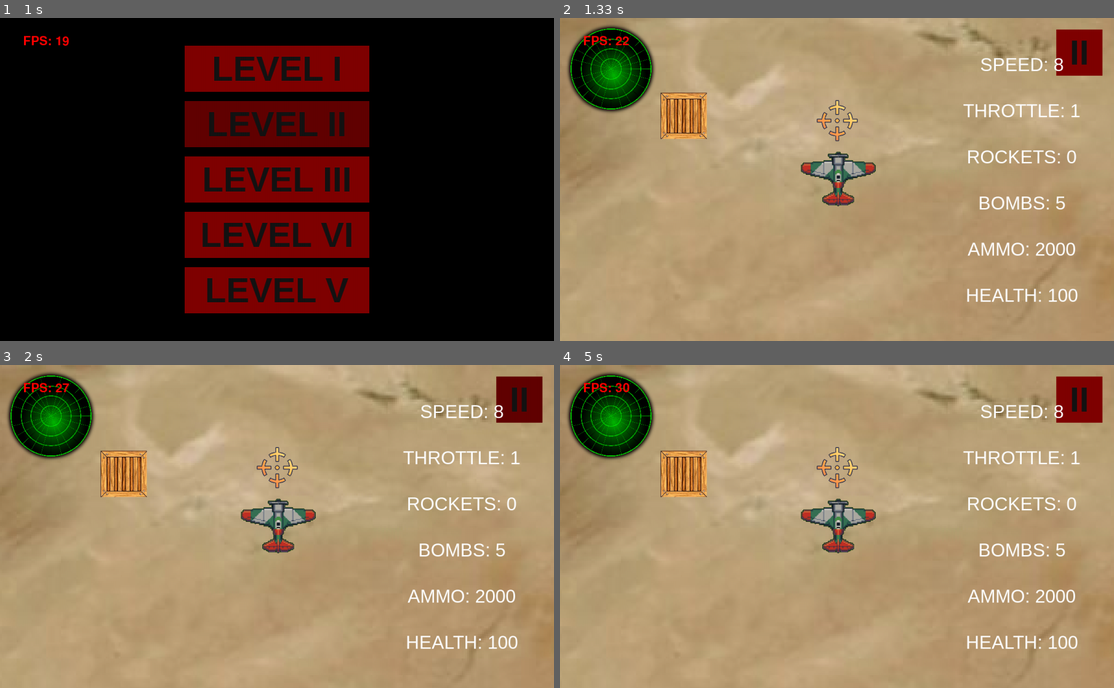
Above: before the commit, frames 1-4 (two rows, left to right).
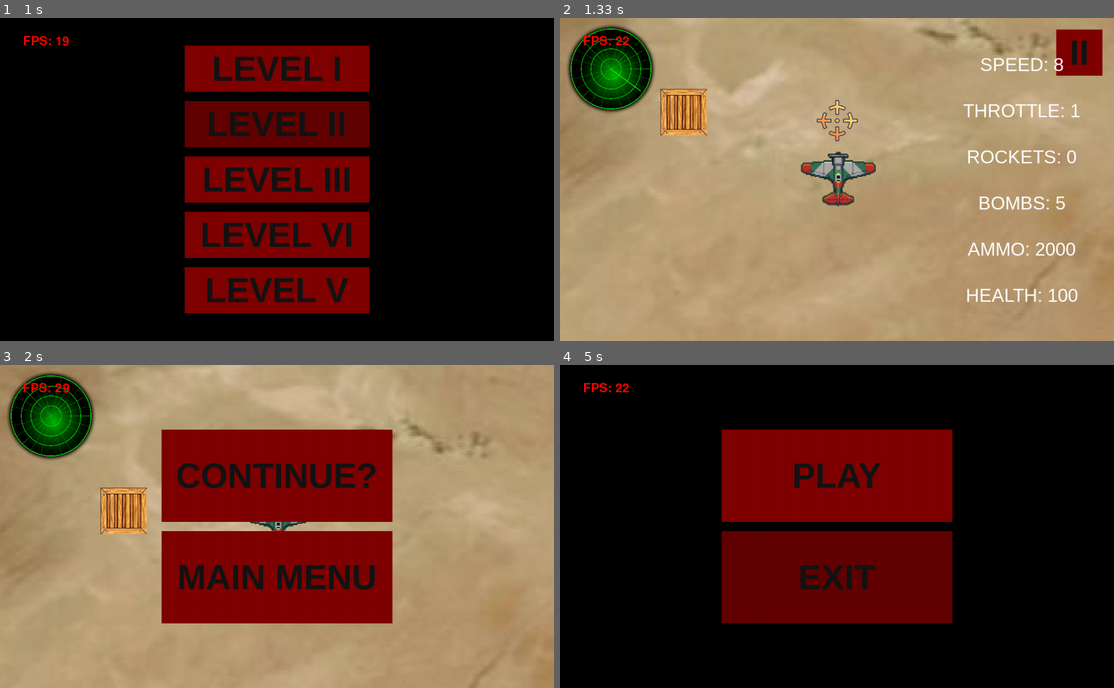
Above: after the commit, the same moments.

Repository: AndyCreator8/pygame_project_1
Game: pygame game, started from another_main.py
Two runs of this game, one before a commit and one after it. Both use one fixed random seed, a clock stepped at 60 frames per second and the inputs below.
Inputs (mouse positions are in pixels of both pictures, inside the frame that each line leads up to):
- Up to frame 1 (1 s): click (349, 92) at 0.38 s; click (277, 124) at 0.73 s
- Up to frame 2 (1.33 s): click (859, 218) at 1.07 s
- Up to frame 3 (2 s): tap Esc at 1.33 s; click (520, 400) at 1.72 s
- Up to frame 4 (5 s): click (770, 503) at 2.05 s; click (1080, 400) at 3.28 s; click (787, 410) at 3.62 s; click (1080, 400) at 4.38 s; click (809, 529) at 4.72 s

Frame 1 is identical in both runs. In frame 2, 0.9% of the frame differs, in the area x 9-88%, y 1-39%; in frame 3, 32%; in frame 4, 99%, in the area x 0-100%, y 0-100%.

Commit message:
Update another_main.py

Diff:
--- a/another_main.py
+++ b/another_main.py
@@ -86,7 +86,7 @@
 
     era2color, era2size, era2pos, era2text = (128, 0, 0), (400, 100), (width // 2, height // 2), "ERA II"
     era2 = Button(*posf(era2pos, era2size), *era2size, color=era2color, buttonText=era2text,
-                  onclickFunction=load_era1lvls, onePress=True, fontsize=75, bold=True)
+                  onclickFunction=load_era2lvls, onePress=True, fontsize=75, bold=True)
 
     era3color, era3size, era3pos, era3text = (128, 0, 0), (400, 100), (width // 2, height // 2 + 120), "ERA III"
     era3 = Button(*posf(era3pos, era3size), *era3size, color=era3color, buttonText=era3text,
@@ -118,13 +118,48 @@
                   onclickFunction=load_game, onclickParams={"era":1, "level":5}, onePress=True, fontsize=75, bold=True)
 
 
+def load_era2lvls():
+    wait(0.125)
+    global menu
+    menu = []
+    lvl1color, lvl1size, lvl1pos, lvl1text = (128, 0, 0), (400, 100), (width // 2, height // 2 - 240), "LEVEL I"
+    lvl1 = Button(*posf(lvl1pos, lvl1size), *lvl1size, color=lvl1color, buttonText=lvl1text,
+                  onclickFunction=load_game, onclickParams={"era":2, "level":1}, onePress=True, fontsize=75, bold=True)
+
+    lvl2color, lvl2size, lvl2pos, lvl2text = (128, 0, 0), (400, 100), (width // 2, height // 2 - 120), "LEVEL II"
+    lvl2 = Button(*posf(lvl2pos, lvl2size), *lvl2size, color=lvl2color, buttonText=lvl2text,
+                  onclickFunction=load_game, onclickParams={"era":2, "level":2}, onePress=True, fontsize=75, bold=True)
+
+    lvl3color, lvl3size, lvl3pos, lvl3text = (128, 0, 0), (400, 100), (width // 2, height // 2), "LEVEL III"
+    lvl3 = Button(*posf(lvl3pos, lvl3size), *lvl3size, color=lvl3color, buttonText=lvl3text,
+                  onclickFunction=load_game, onclickParams={"era":2, "level":3}, onePress=True, fontsize=75, bold=True)
+
+    lvl4color, lvl4size, lvl4pos, lvl4text = (128, 0, 0), (400, 100), (width // 2, height // 2 + 120), "LEVEL VI"
+    lvl4 = Button(*posf(lvl4pos, lvl4size), *lvl4size, color=lvl4color, buttonText=lvl4text,
+                  onclickFunction=load_game, onclickParams={"era":2, "level":4}, onePress=True, fontsize=75, bold=True)
+
+    lvl5color, lvl5size, lvl5pos, lvl5text = (128, 0, 0), (400, 100), (width // 2, height // 2 + 240), "LEVEL V"
+    lvl5 = Button(*posf(lvl5pos, lvl5size), *lvl5size, color=lvl5color, buttonText=lvl5text,
+                  onclickFunction=load_game, onclickParams={"era":2, "level":5}, onePress=True, fontsize=75, bold=True)
+
+
 def posf(targetpos, size):
     return (targetpos[0] - size[0] // 2, targetpos[1] - size[1] // 2)
 
 
 def load_menu():
     wait(0.125)
-    global menu, in_game
+    global menu, in_game, all_sprites, horizontal_borders, vertical_borders, player, targets, planes_sprites, radar, enemies
+
+    all_sprites = pygame.sprite.Group()
+    horizontal_borders = pygame.sprite.Group()
+    vertical_borders = pygame.sprite.Group()
+    player = pygame.sprite.Group()
+    targets = pygame.sprite.Group()
+    planes_sprites = pygame.sprite.Group()
+    radar = pygame.sprite.Group()
+    enemies = pygame.sprite.Group()
+
     in_game = False
     menu = []
     playcolor, playsize, playpos, playtext = (128, 0, 0), (500, 200), (width // 2, height // 2 - 110), "PLAY"
@@ -136,8 +171,9 @@
 
 
 def pause_game():
-    wait(0.06125)
-    global menu
+    # wait(0.125)
+    global menu, paused
+    paused = True
     print(1)
     # paused = False
     menu = []
@@ -155,7 +191,8 @@
 
 
 def load_ingameui():
-    global menu, boolparams, in_game, params, plane
+    global menu, boolparams, in_game, params, plane, paused
+    paused = False
     params = {"SPEED": round(plane.speed, 2), "THROTTLE": round(plane.throttle, 2), "ROCKETS": plane.rocketlimit, "BOMBS": plane.bomblimit, "AMMO": plane.bulletlimit, "HEALTH": round(plane.health, 2)}
     in_game = True
     menu = []
@@ -1077,6 +1114,7 @@
             if paused:
                 load_ingameui()
             else:
+                print("pause")
                 pause_game()
             paused = not paused
             # Maybe
@@ -1085,13 +1123,13 @@
             print("tab changed")
             boolparams = not boolparams
             load_ingameui()
-    if in_game:
+    if in_game and not paused:
         load_ingameui()
     screen.fill((0, 0, 0))
+    all_sprites.draw(screen)
     if not paused:
         all_sprites.update()
         player.update()
-    all_sprites.draw(screen)
     player.draw(screen)
 
     fpslabel.draw(f'FPS: {round(clock.get_fps())}')
